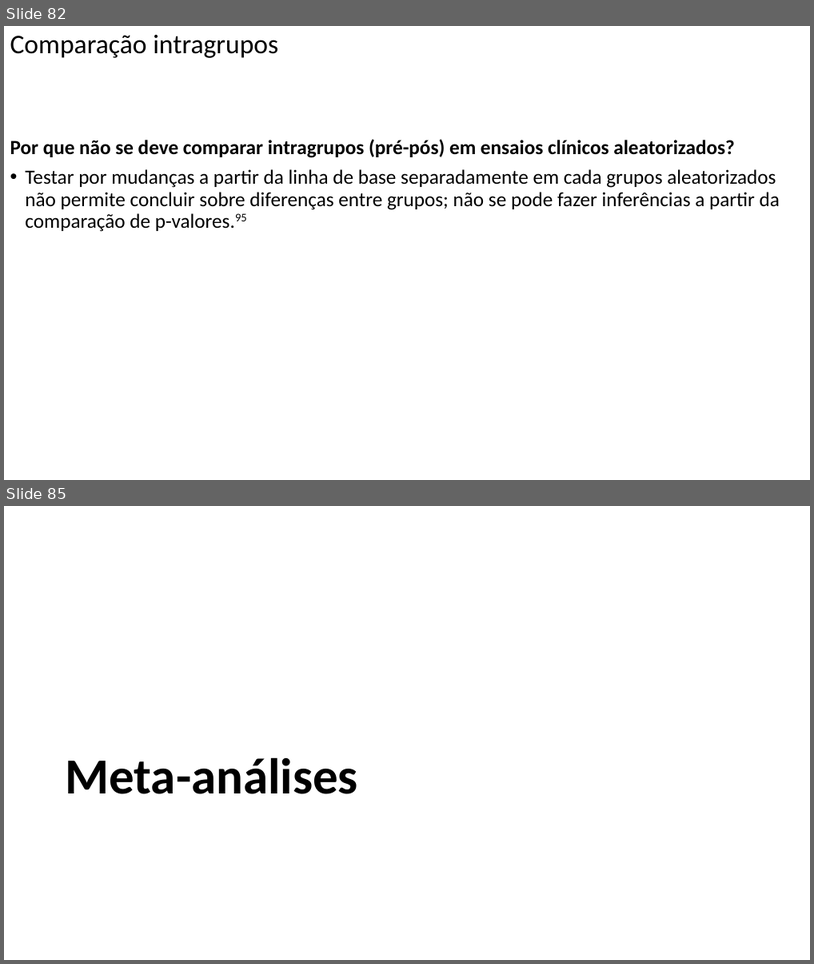
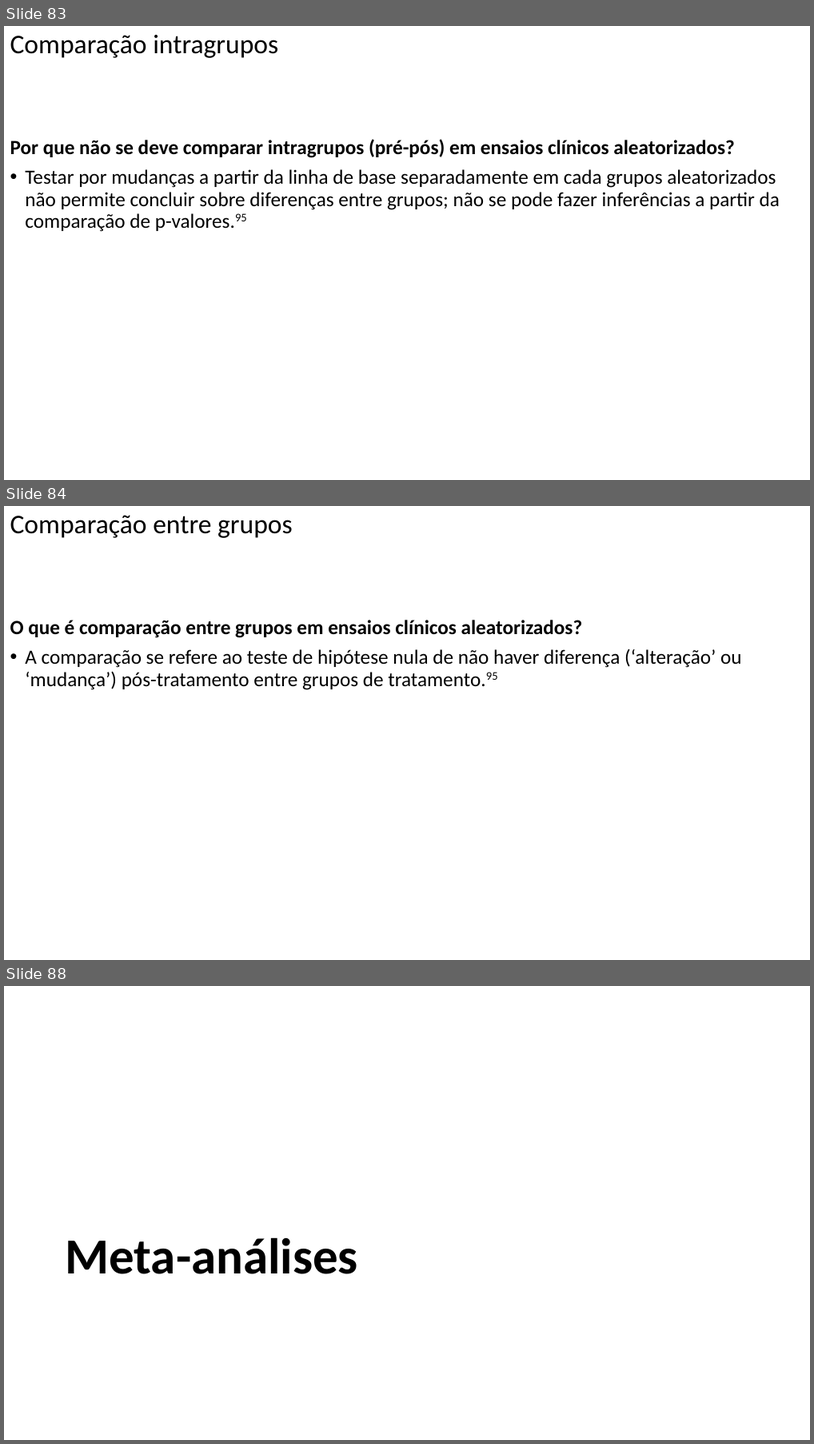
Before and after one commit to FerreiraAS/Ciencia-com-R, a slide deck: docs/Ciência-com-R.pptx. Shown one above the other, each under a label of ours: slides 82 and 85 before the commit, slides 83, 84 and 88 after it; the slides between them are not shown. The pictures are 814x964 and 814x1444 pixels, drawn with LibreOffice and Linux fonts; fonts in the diff are those of the drawing. Boxes give left, top, right and bottom in pixels: in the first picture for what was removed or moved away, otherwise in the second. Text is boxed around its words. In the diff, an @@ line names an element or a change of style, - is before the commit and + after.

```diff
--- a/docs/Ciência-com-R.pptx
+++ b/docs/Ciência-com-R.pptx
@@ slide 84 added at (4,506,810,960), background #FFFFFF @@
@@ title added at (10,515,293,538), 32 pt, text #000000 @@
+Comparação entre grupos
@@ text added at (10,620,742,690), 24 pt, text #000000 @@
+O que é comparação entre grupos em ensaios clínicos aleatorizados?
+• A comparação se refere ao teste de hipótese nula de não haver diferença (‘alteração’ ou ‘mudança’) pós-tratamento entre grupos de tratamento.95
@@ what was slide 82 is now slide 83 @@
@@ what was slide 85 is now slide 88 @@
```
Also in this commit, not shown: 10 slides changed, 2 other slides added, 45 other files.
